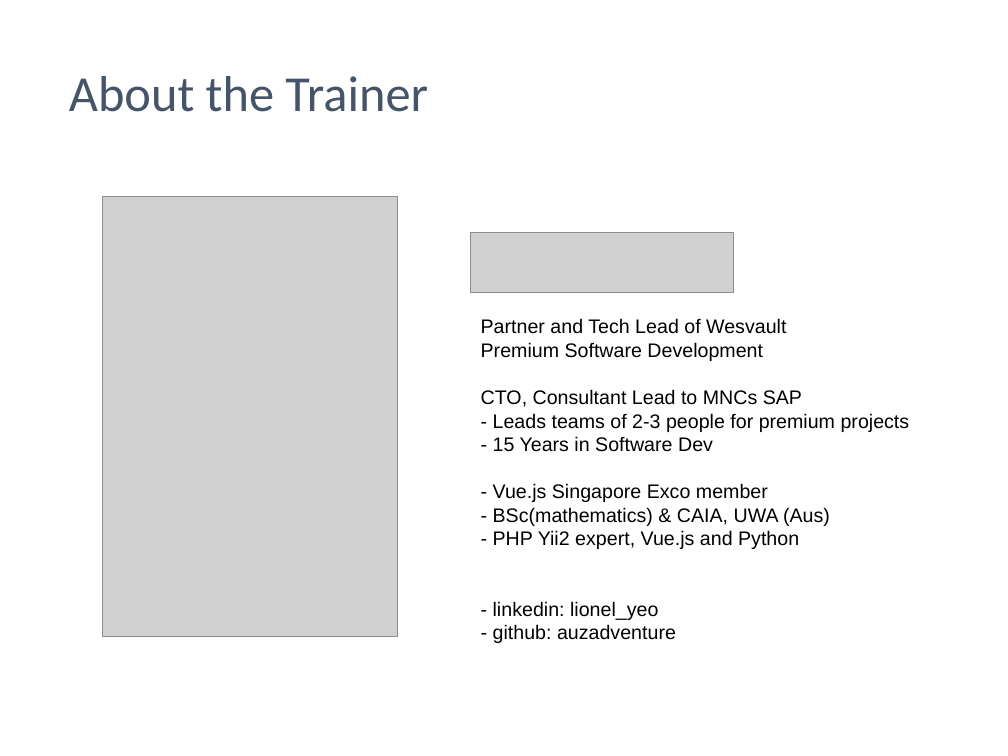
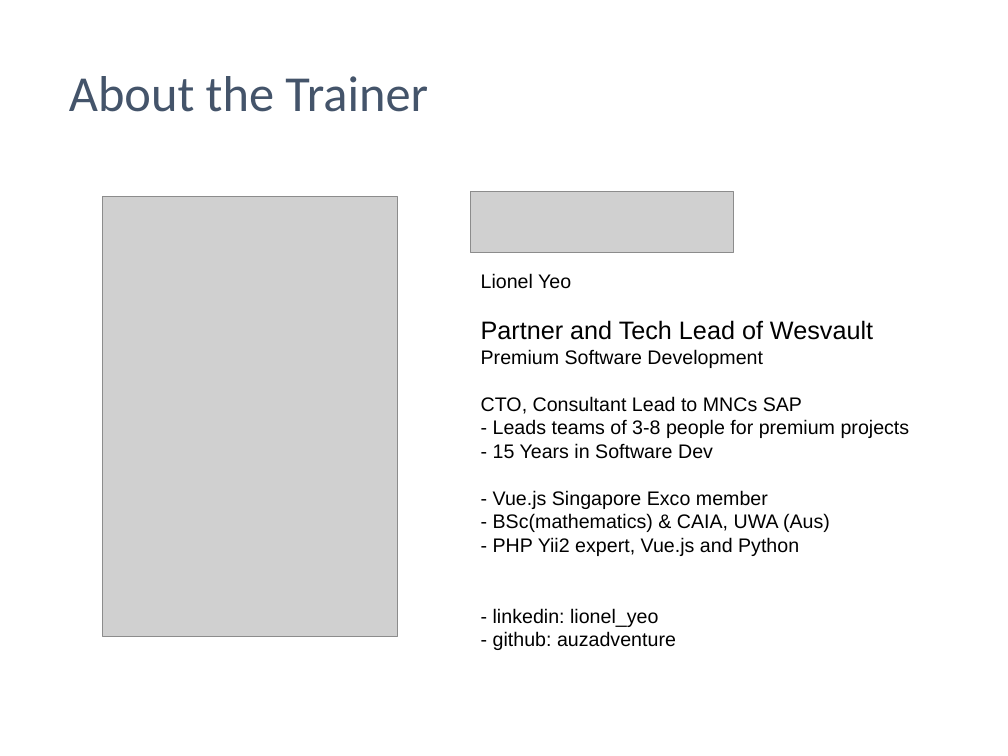
Before and after one commit to auzadventure/vue-beginner, a slide deck: slide 2 of SG - Lionel - Vue.js Essential Training - v2.pptx. Drawn at 1008x756 pixels with LibreOffice and Linux fonts; fonts in the diff are those of the drawing; grey boxes stand for pictures. Boxes give left, top, right and bottom in pixels: in the first picture for what was removed or moved away, otherwise in the second. Text is boxed around its words. In the diff, an @@ line names an element or a change of style, - is before the commit and + after.

```diff
--- a/SG - Lionel - Vue.js Essential Training - v2.pptx
+++ b/SG - Lionel - Vue.js Essential Training - v2.pptx
@@ picture moved from (x1=471, y1=232, x2=733, y2=292) to (x1=471, y1=192, x2=733, y2=252) @@
@@ text added at (x1=481, y1=273, x2=571, y2=289), 14 pt, text #000000 @@
+Lionel Yeo
@@ text at (x1=481, y1=320, x2=910, y2=459): text changed @@
-Partner and Tech Lead of Wesvault
-Premium Software Development
-CTO, Consultant Lead to MNCs SAP
-- Leads teams of 2-3 people for premium projects
-- 15 Years in Software Dev
+Partner and Tech Lead of Wesvault
+Premium Software Development
+CTO, Consultant Lead to MNCs SAP
+- Leads teams of 3-8 people for premium projects
+- 15 Years in Software Dev
```
Also in this commit, not shown: 21 slides removed, 13 other files.
